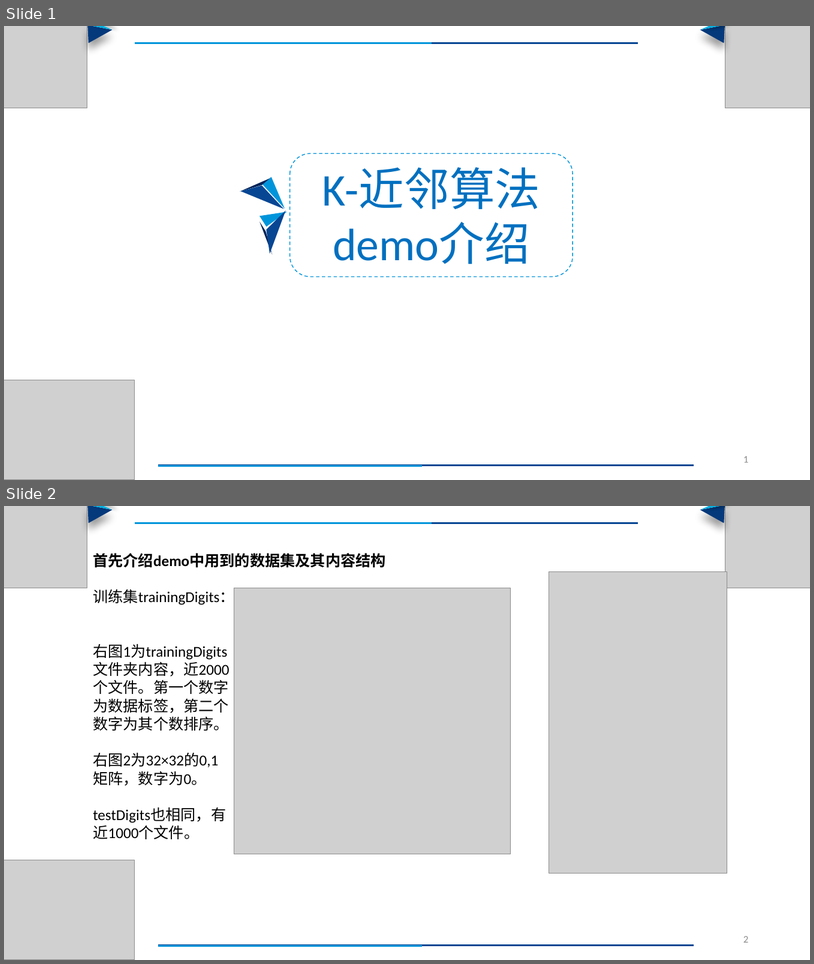
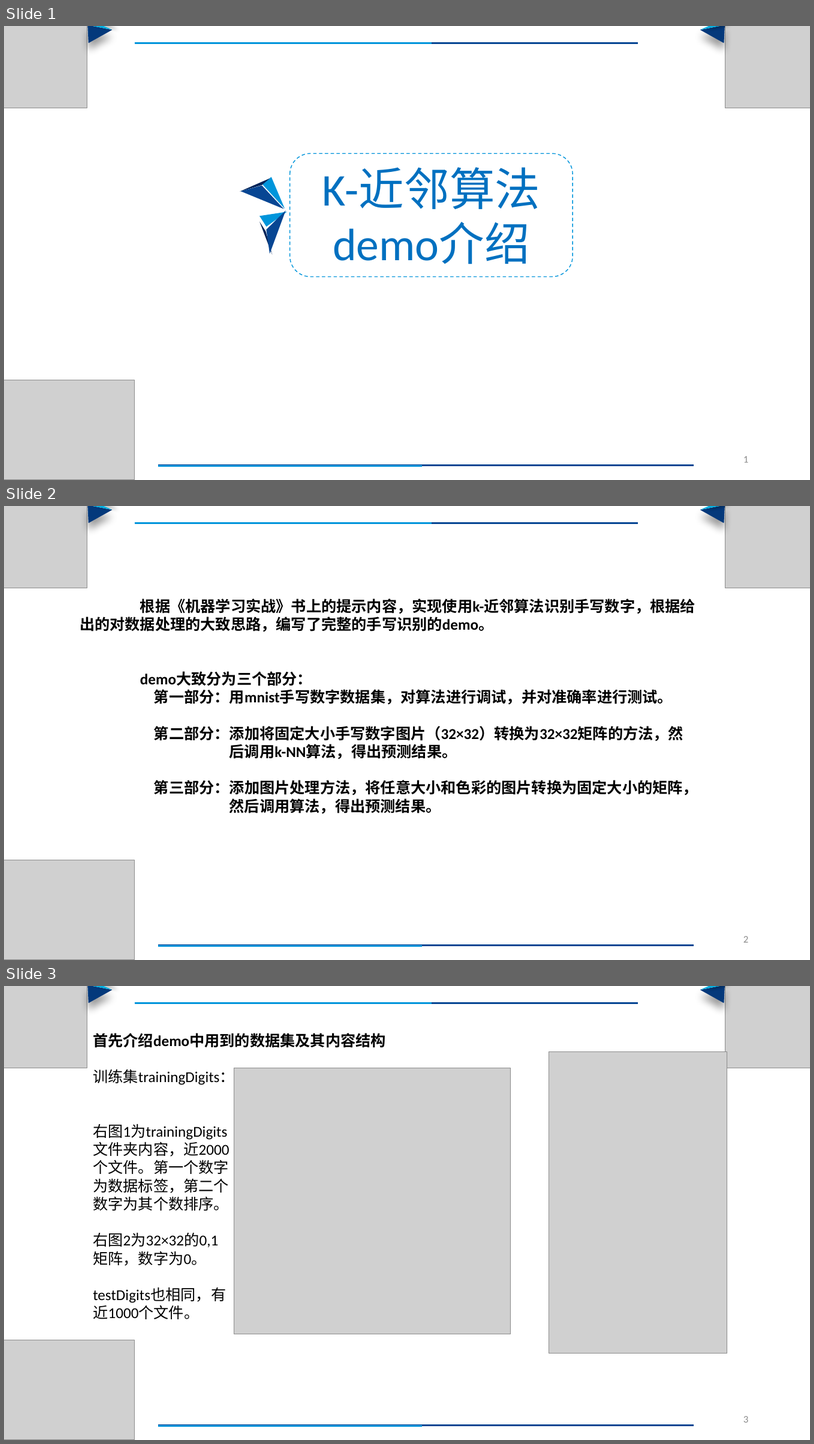
Before and after one commit to 01369668/kNN_HandwrittenNumberRecognition, a slide deck: directions/kNN算法demo介绍.pptx. Shown one above the other, each under a label of ours: slides 1 and 2 before the commit, slides 1, 2 and 3 after it. The pictures are 814x964 and 814x1444 pixels, drawn with LibreOffice and Linux fonts; fonts in the diff are those of the drawing; grey boxes stand for pictures. Boxes give left, top, right and bottom in pixels: in the first picture for what was removed or moved away, otherwise in the second. Text is boxed around its words. In the diff, an @@ line names an element or a change of style, - is before the commit and + after.

Commit message:
修改PPT，并增加用TensorFlow为mnist数据集构建深度卷积神经网络

```diff
--- a/directions/kNN算法demo介绍.pptx
+++ b/directions/kNN算法demo介绍.pptx
@@ slide 2 added at [4, 506, 810, 960], background #FFFFFF @@
@@ picture added at [4, 506, 87, 588] @@
@@ freeform shape added at [87, 506, 112, 523], fill #04397B @@
@@ freeform shape added at [89, 506, 112, 510], fill #01B1E2 @@
@@ line added from (135, 523) to (553, 523), #0095DB 2.25 pt @@
@@ line added from (432, 523) to (639, 523), #074693 2.25 pt @@
@@ freeform shape added at [701, 506, 726, 523], fill #04397B @@
@@ freeform shape added at [701, 506, 725, 510], fill #01B1E2 @@
@@ picture added at [726, 506, 810, 588] @@
@@ text added at [80, 598, 698, 814], 18 pt, text #000000, bold @@
+根据《机器学习实战》书上的提示内容，实现使用k-近邻算法识别手写数字，根据给
+出的对数据处理的大致思路，编写了完整的手写识别的demo。
+demo大致分为三个部分：
+第一部分：用mnist手写数字数据集，对算法进行调试，并对准确率进行测试。
+第二部分：添加将固定大小手写数字图片（32×32）转换为32×32矩阵的方法，然
+后调用k-NN算法，得出预测结果。
+第三部分：添加图片处理方法，将任意大小和色彩的图片转换为固定大小的矩阵，
+然后调用算法，得出预测结果。
@@ picture added at [4, 860, 135, 960] @@
@@ page number added at [744, 936, 749, 942], 12 pt, text #8C8C8C @@
+2
@@ line added from (158, 945) to (694, 945), #074693 2.25 pt @@
@@ line added from (158, 946) to (422, 946), #0095DB 2.25 pt @@
@@ what was slide 2 is now slide 3 @@
@@ page number at [744, 1416, 749, 1422]: text changed @@
-2
+3
```
Also in this commit, not shown: 2 slides changed, 2 other files.
